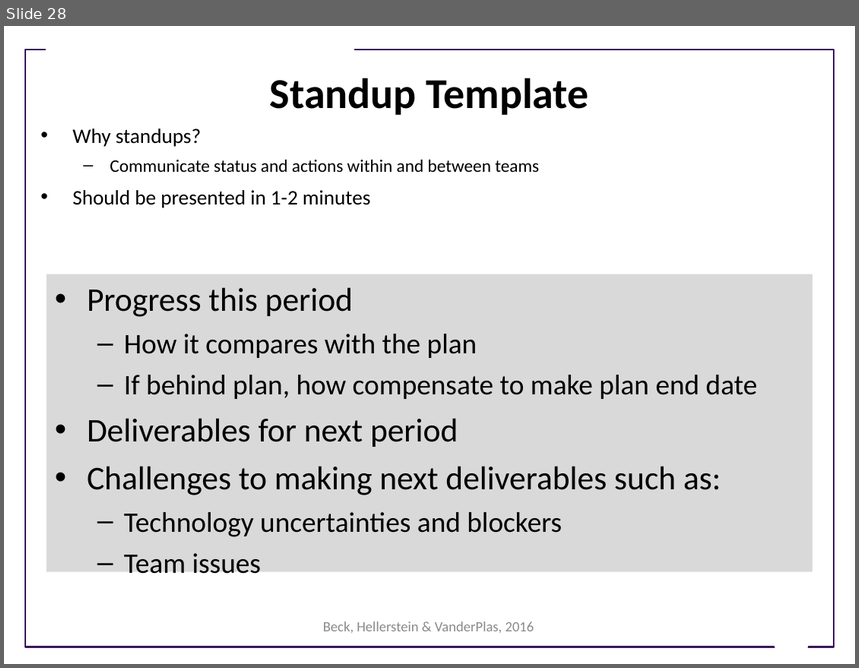
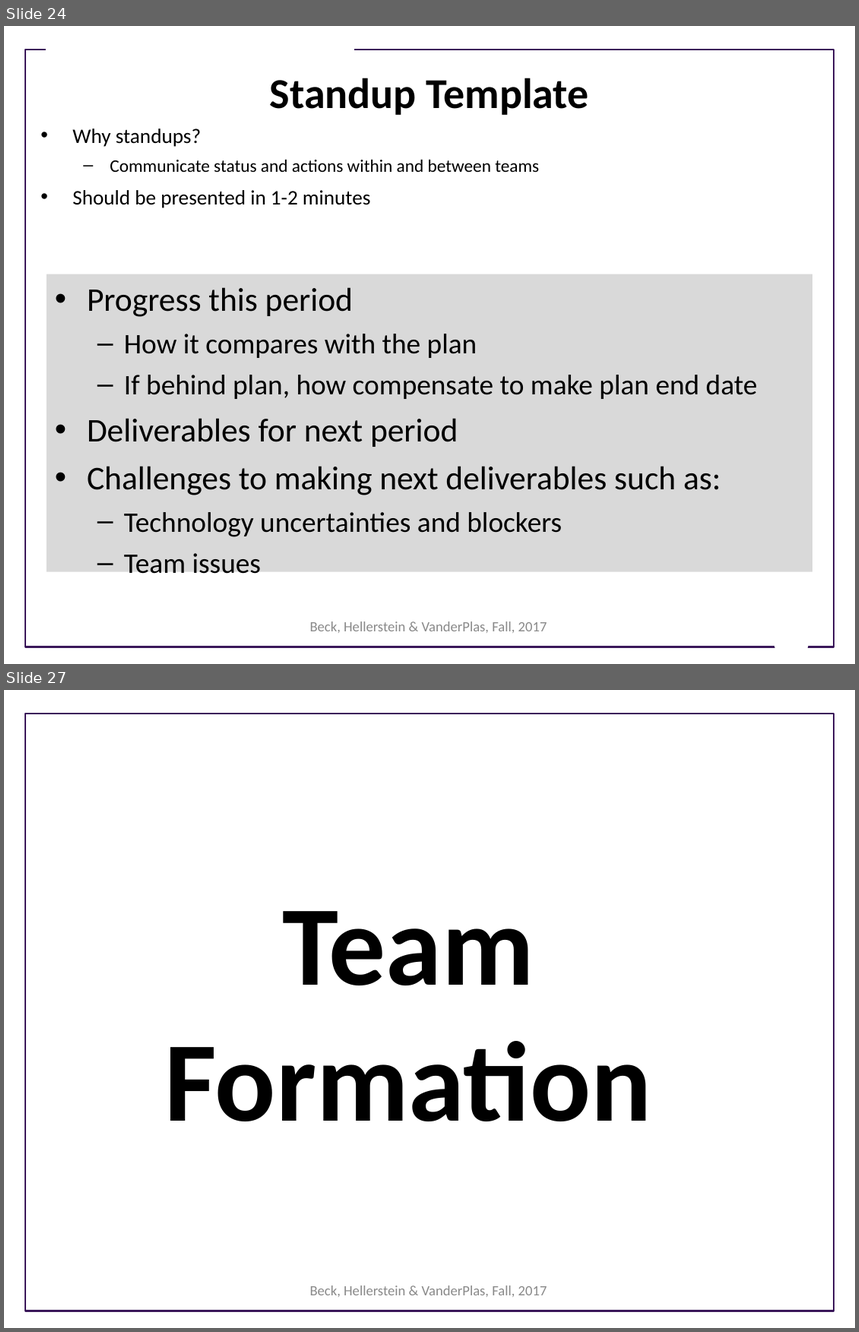
Before and after one commit to UWSEDS/LectureNotes, a slide deck: Working-in-Teams.ppt. Shown one above the other, each under a label of ours: slide 28 before the commit, slides 24 and 27 after it; the slides between them are not shown. The pictures are 859x668 and 859x1332 pixels, drawn with LibreOffice and Linux fonts; fonts in the diff are those of the drawing; background and template pictures are left out. Boxes give left, top, right and bottom in pixels: in the first picture for what was removed or moved away, otherwise in the second. Text is boxed around its words. In the diff, an @@ line names an element or a change of style, - is before the commit and + after.

Commit message:
Add team building

```diff
--- a/Working-in-Teams.ppt
+++ b/Working-in-Teams.ppt
@@ slide 27 added at [4, 690, 855, 1328], background #FFFFFF; not listed: 1 template element that a slide beside it also shows @@
@@ title added at [164, 911, 652, 1122], 96 pt, text #000000, bold @@
+Team Formation
@@ text added at [310, 1286, 547, 1297], 12 pt, text #898989 @@
+Beck, Hellerstein & VanderPlas, Fall, 2017
@@ what was slide 28 is now slide 24 @@
@@ slide 24 changed as well @@
@@ text at [310, 622, 547, 633]: text changed @@
-Beck, Hellerstein & VanderPlas, 2016
+Beck, Hellerstein & VanderPlas, Fall, 2017
```
Also in this commit, not shown: 22 other slides changed, 4 other slides added, 6 slides removed.
